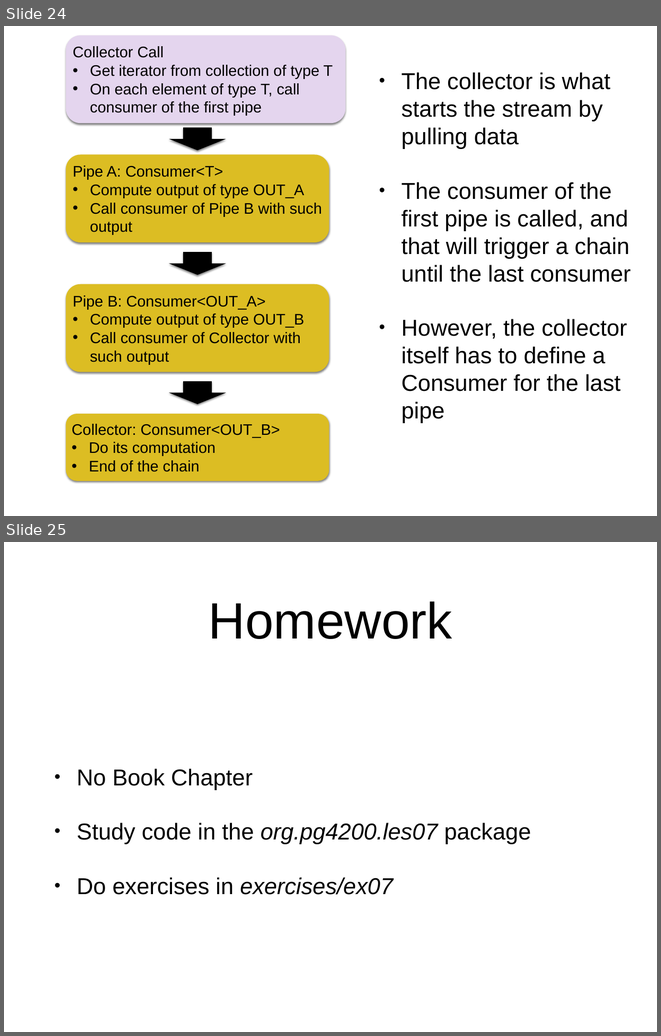
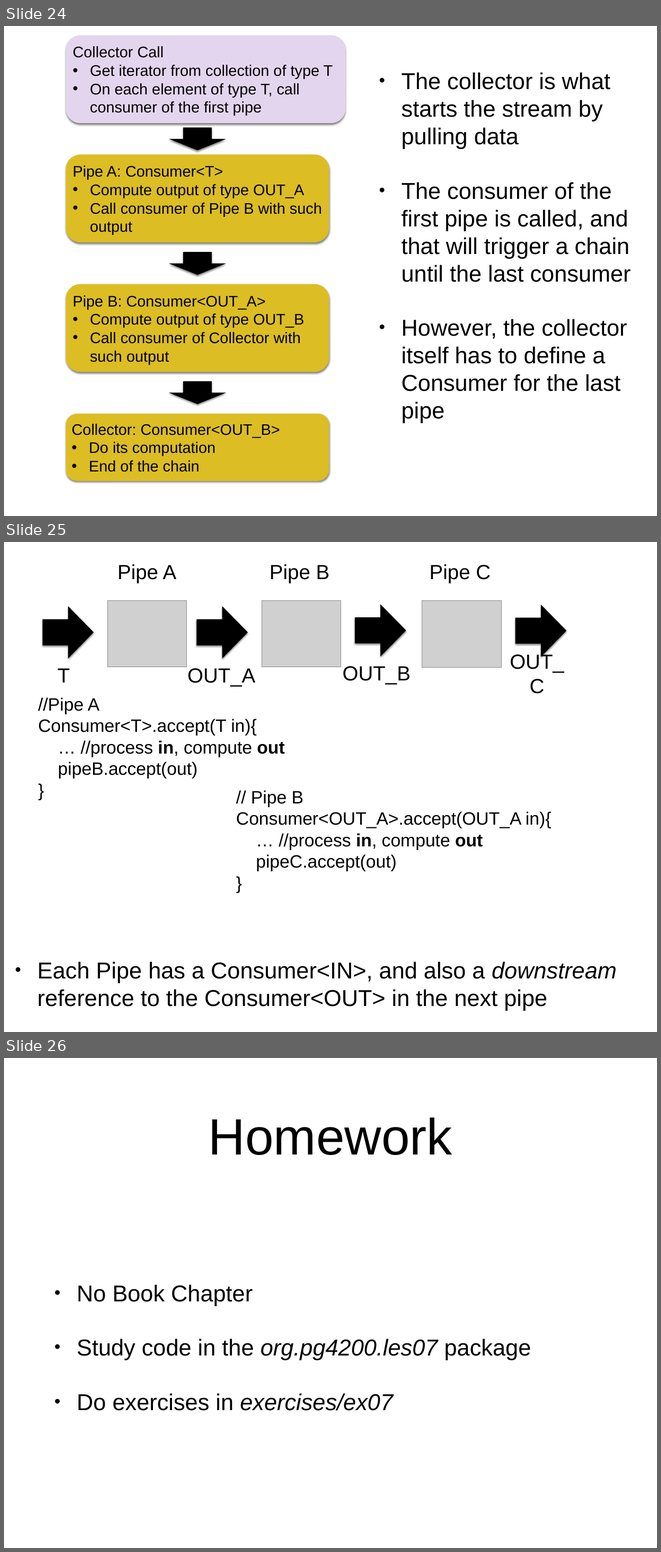
Before and after one commit to arcuri82/algorithms, a slide deck: docs/slides/07/07_streams.pptx. Shown one above the other, each under a label of ours: slides 24 and 25 before the commit, slides 24, 25 and 26 after it. The pictures are 661x1036 and 661x1552 pixels, drawn with LibreOffice and Linux fonts; fonts in the diff are those of the drawing; grey boxes stand for pictures. Boxes give left, top, right and bottom in pixels: in the first picture for what was removed or moved away, otherwise in the second. Text is boxed around its words. In the diff, an @@ line names an element or a change of style, - is before the commit and + after.

Commit message:
slide on chained consumers

```diff
--- a/docs/slides/07/07_streams.pptx
+++ b/docs/slides/07/07_streams.pptx
@@ slide 25 added at bbox=[4, 542, 657, 1032], background #FFFFFF @@
@@ text added at bbox=[117, 564, 177, 583], 32 pt, text #000000 @@
+Pipe A
@@ text added at bbox=[270, 564, 330, 583], 32 pt, text #000000 @@
+Pipe B
@@ text added at bbox=[430, 564, 491, 583], 32 pt, text #000000 @@
+Pipe C
@@ picture added at bbox=[107, 600, 186, 667] @@
@@ picture added at bbox=[262, 600, 341, 667] @@
@@ right arrow added at bbox=[355, 605, 406, 657], fill #000000 @@
@@ picture added at bbox=[422, 601, 501, 668] @@
@@ right arrow added at bbox=[515, 605, 566, 657], fill #000000 @@
@@ right arrow added at bbox=[43, 606, 94, 659], fill #000000 @@
@@ right arrow added at bbox=[197, 606, 248, 659], fill #000000 @@
@@ text added at bbox=[510, 653, 564, 694], 32 pt, text #000000 @@
+OUT_C
@@ text added at bbox=[58, 668, 70, 682], 32 pt, text #000000 @@
+T
@@ text added at bbox=[187, 668, 255, 687], 32 pt, text #000000 @@
+OUT_A
@@ text added at bbox=[343, 666, 411, 685], 32 pt, text #000000 @@
+OUT_B
@@ text added at bbox=[38, 697, 284, 778], 28 pt, text #000000 @@
+//Pipe A
+Consumer<T>.accept(T in){
+… //process in, compute out
+pipeB.accept(out)
+}
@@ text added at bbox=[236, 790, 551, 871], 28 pt, text #000000 @@
+// Pipe B
+Consumer<OUT_A>.accept(OUT_A in){
+… //process in, compute out
+pipeC.accept(out)
+}
@@ text added at bbox=[37, 961, 617, 1010], 36 pt, text #000000 @@
+• Each Pipe has a Consumer<IN>, and also a downstream reference to the Consumer<OUT> in the next pipe
@@ what was slide 25 is now slide 26 @@
```
Also in this commit, not shown: 1 other file.
